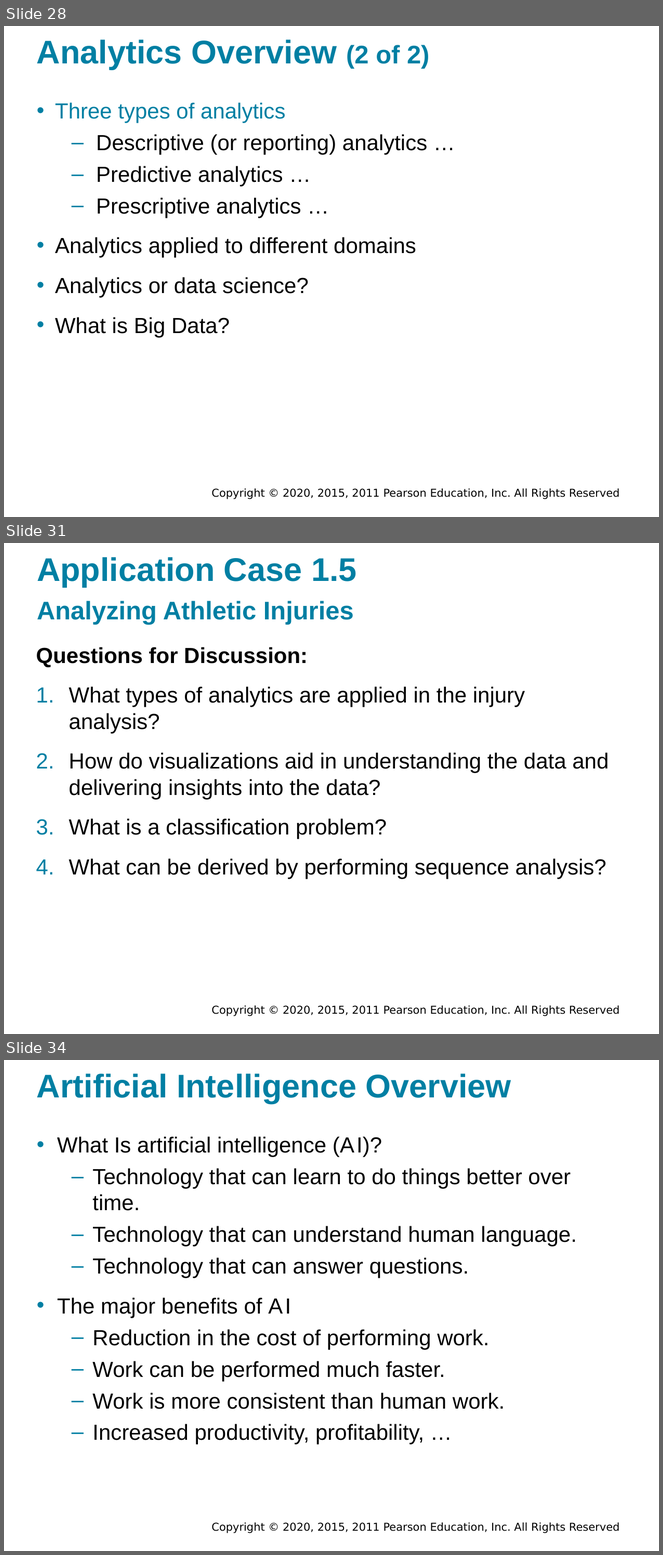
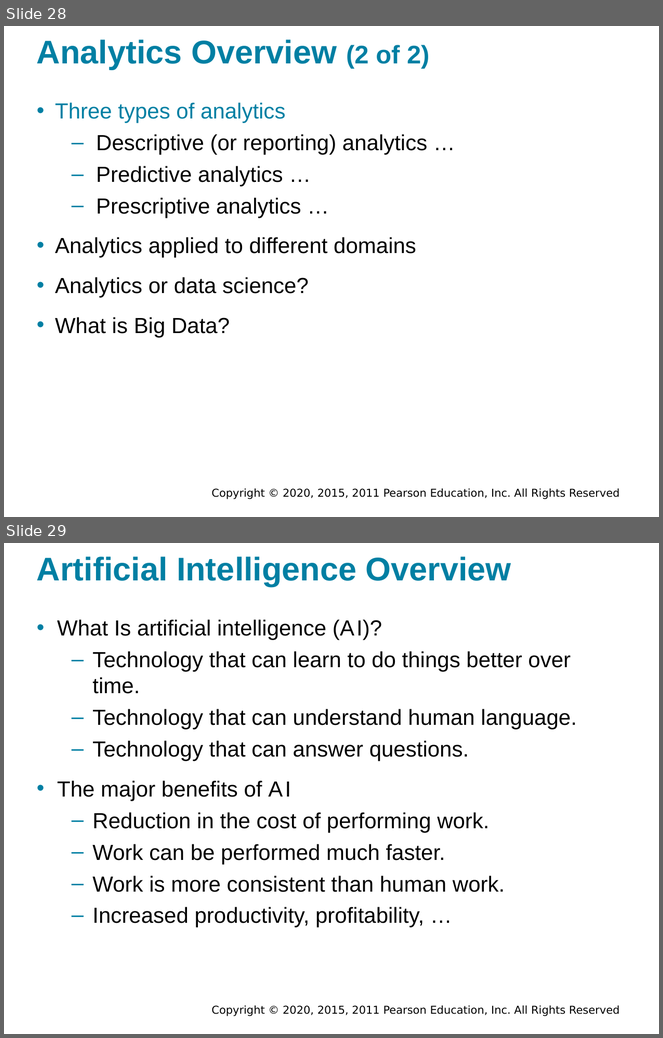
Before and after one commit to walkman617/DS2021, a slide deck: Slides/Sharda_11e_full_accessible_ppt_01.pptx. Shown one above the other, each under a label of ours: slides 28, 31 and 34 before the commit, slides 28 and 29 after it; the slides between them are not shown. The pictures are 663x1555 and 663x1038 pixels, drawn with LibreOffice and Linux fonts; fonts in the diff are those of the drawing; background and template pictures are left out. Boxes give left, top, right and bottom in pixels: in the first picture for what was removed or moved away, otherwise in the second. Text is boxed around its words. In the diff, an @@ line names an element or a change of style, - is before the commit and + after.

```diff
--- a/Slides/Sharda_11e_full_accessible_ppt_01.pptx
+++ b/Slides/Sharda_11e_full_accessible_ppt_01.pptx
@@ slide 31 removed at (4,543,659,1034), background #FFFFFF; not listed: 1 template element that a slide beside it also shows @@
@@ title removed at (37,557,357,587) @@
-Application Case 1.5
@@ text removed at (37,601,354,625) @@
-Analyzing Athletic Injuries
@@ text removed at (36,647,609,879) @@
-Questions for Discussion:
-1. What types of analytics are applied in the injury analysis?
-2. How do visualizations aid in understanding the data and delivering insights into the data?
-3. What is a classification problem?
-4. What can be derived by performing sequence analysis?
@@ what was slide 34 is now slide 29 @@
```
Also in this commit, not shown: 5 other slides removed.
